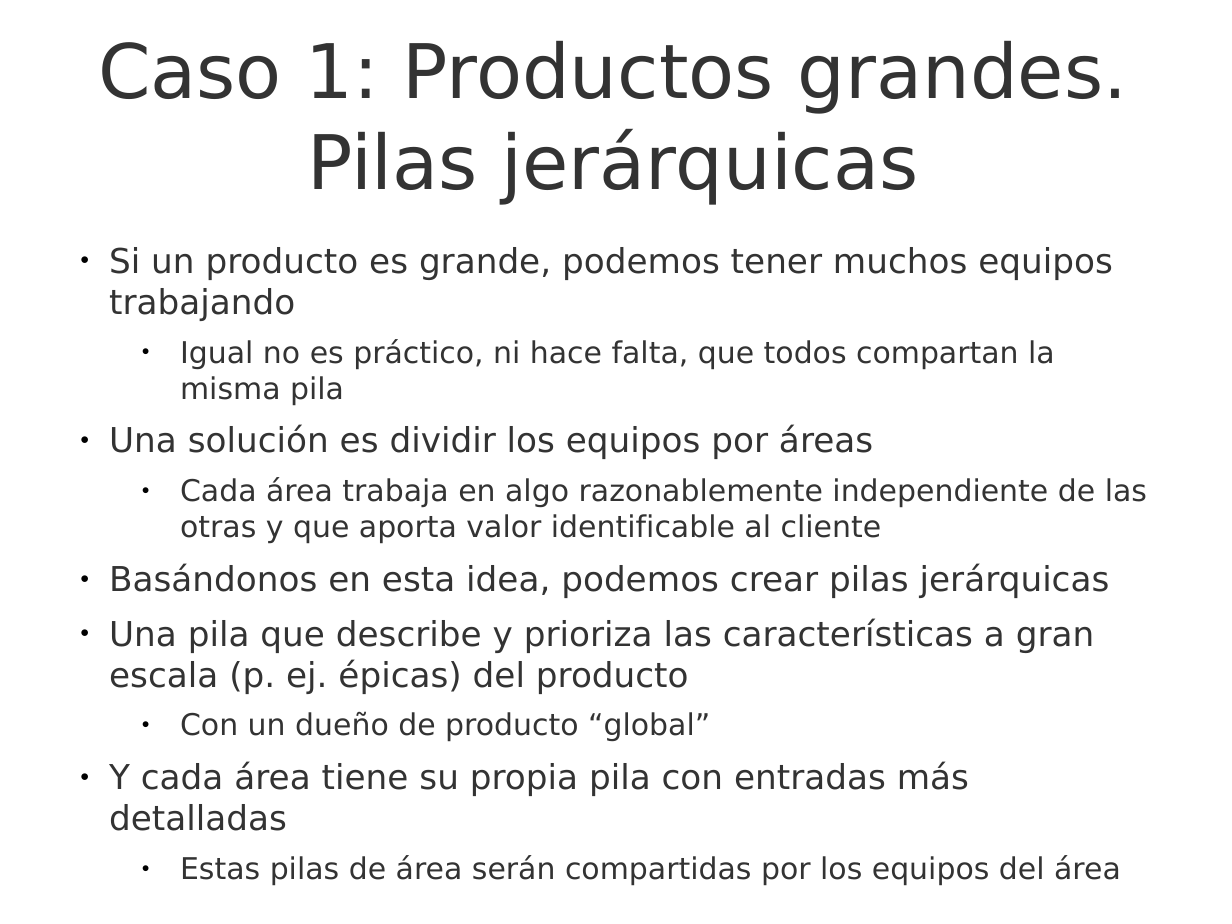
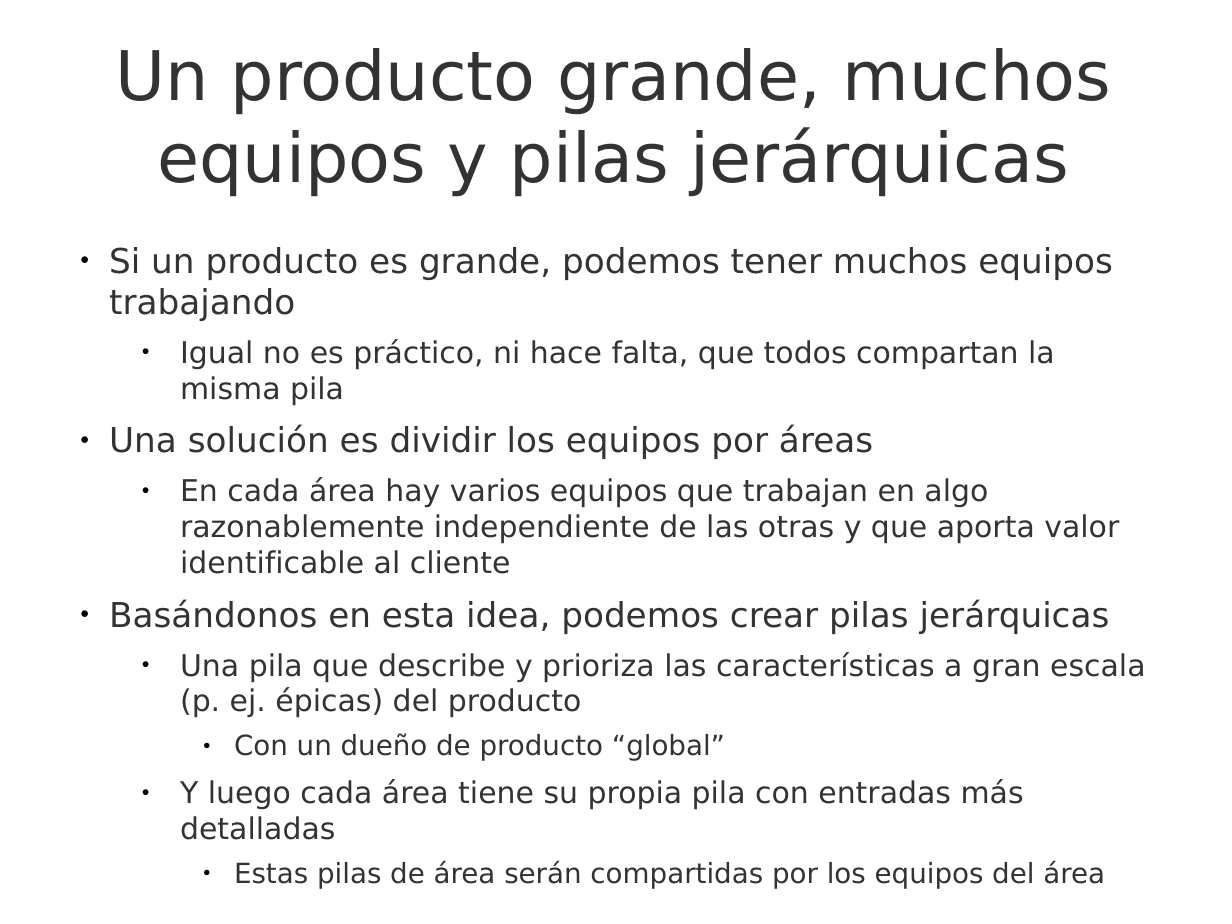
Before and after one commit to UNIZAR-30248-GeProSoft/scrum-slides, a slide deck: slide 27 of 7i_GPS-S05-Scrum-PilaDelProducto.odp (slide 25 before the commit). Drawn at 1232x924 pixels with LibreOffice and Linux fonts; fonts in the diff are those of the drawing; background and template pictures are left out. Boxes give left, top, right and bottom in pixels: in the first picture for what was removed or moved away, otherwise in the second. Text is boxed around its words. In the diff, an @@ line names an element or a change of style, - is before the commit and + after.

```diff
--- a/7i_GPS-S05-Scrum-PilaDelProducto.odp
+++ b/7i_GPS-S05-Scrum-PilaDelProducto.odp
@@ title at (116, 48, 1111, 197): text changed; size 44 to 40 pt @@
-Caso 1: Productos grandes. Pilas jerárquicas
+Un producto grande, muchos equipos y pilas jerárquicas
@@ text at (180, 477, 1119, 574): text changed @@
-  ● Cada área trabaja en algo razonablemente independiente de las otras y que aporta valor identificable al cliente
+  ● En cada área hay varios equipos que trabajan en algo razonablemente independiente de las otras y que aporta valor identificable al cliente
@@ text at (180, 652, 1145, 888): size 20 to 17.5 pt in "Una pila que describe y prioriza las ..."; size 17.5 to 16.2 pt in "Con un dueño de producto “global”", "Estas pilas de área serán compartidas por ..."; list level 1 to 2 in "Una pila que describe y ..."; list level 2 to 3 in "Con un dueño de producto ..."; list level 2 to 3 in "Estas pilas de área serán ..." @@
@@ text at (180, 779, 1024, 840): text changed; size 20 to 17.5 pt @@
-● Y cada área tiene su propia pila con entradas más detalladas
+  ● Y luego cada área tiene su propia pila con entradas más detalladas
@@ text at (198, 872, 751, 889): text changed @@
-Salvo que se indique lo contrario, este trabajo es © 2015 Rubén Béjar http://www.rubenbejar.com
+Salvo que se indique lo contrario, este trabajo es © 2017 Rubén Béjar http://www.rubenbejar.com
@@ page number at (989, 886, 1232, 924): text changed; size 24 to 12 pt @@
-25
+27
```
Also in this commit, not shown: 24 other slides changed, 3 other files.
